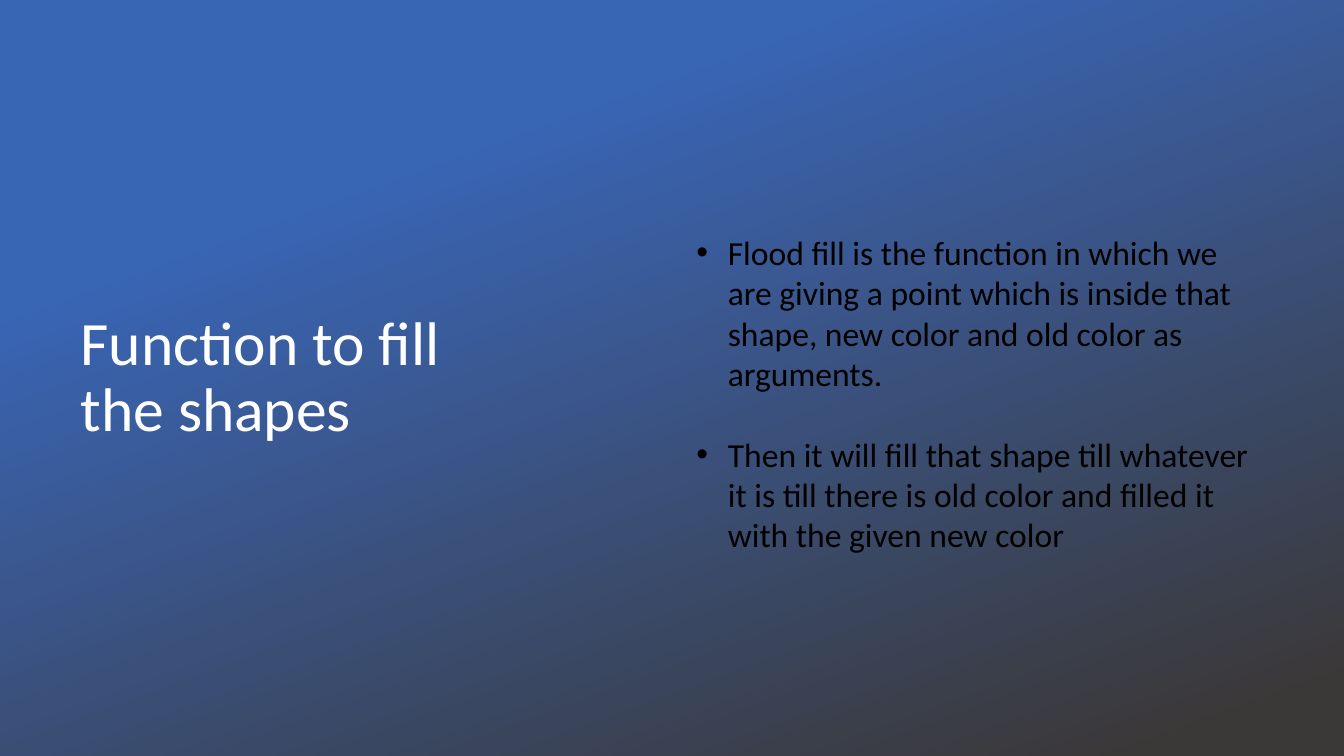
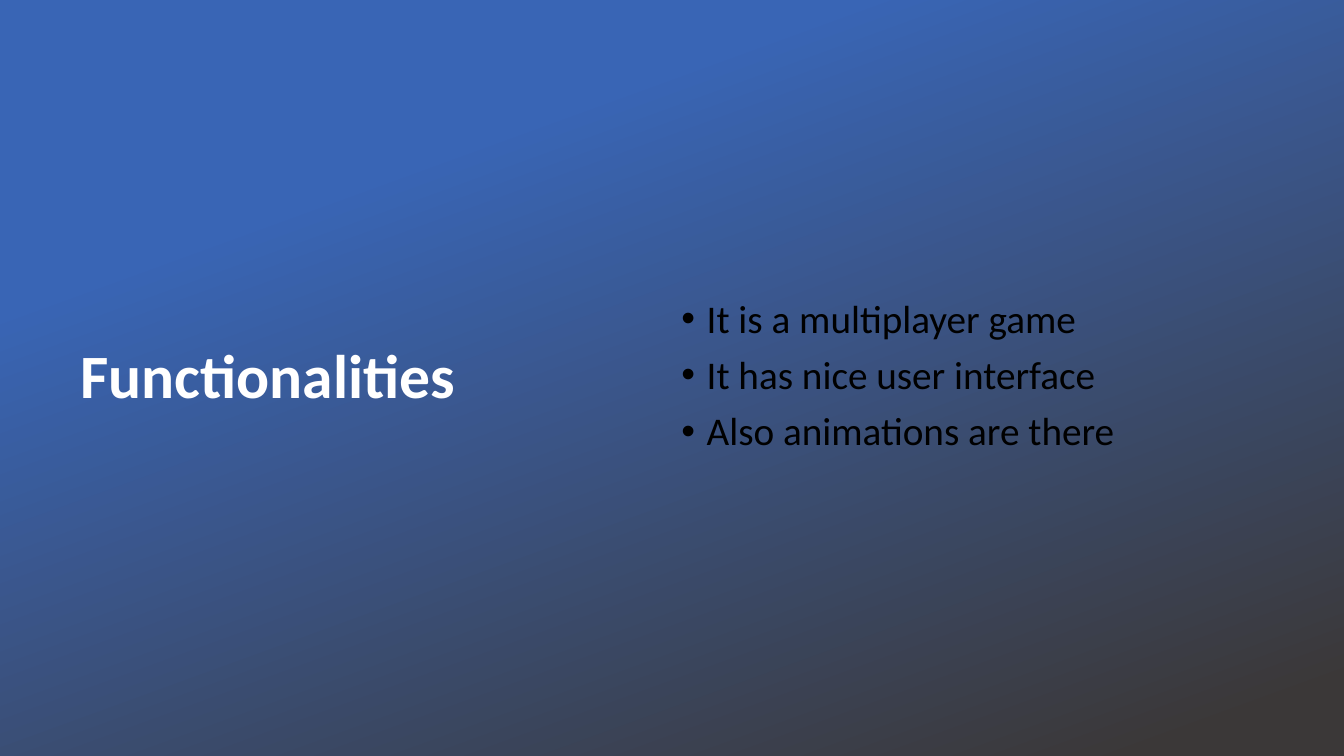
Before and after one commit to NikitaTipule/Ludo-Game, a slide deck: slide 6 of LudoPPT.pptx (slide 5 before the commit). Drawn at 1344x756 pixels with LibreOffice and Linux fonts; fonts in the diff are those of the drawing; background and template pictures are left out. Boxes give left, top, right and bottom in pixels: in the first picture for what was removed or moved away, otherwise in the second. Text is boxed around its words. In the diff, an @@ line names an element or a change of style, - is before the commit and + after.

Commit message:
all the functions are done

```diff
--- a/LudoPPT.pptx
+++ b/LudoPPT.pptx
@@ text removed at (728,241,1248,553) @@
-• Flood fill is the function in which we are giving a point which is inside that shape, new color and old color as arguments.
-• Then it will fill that shape till whatever it is till there is old color and filled it with the given new color
@@ text added at (707,306,1114,445), 28 pt, text #000000 @@
+• It is a multiplayer game
+• It has nice user interface
+• Also animations are there
@@ title at (81,354,455,399): text changed; bold on @@
-Function to fill the shapes
+Functionalities
```
Also in this commit, not shown: 1 other slide changed, 3 slides added, 3 slides removed, 3 other files.
